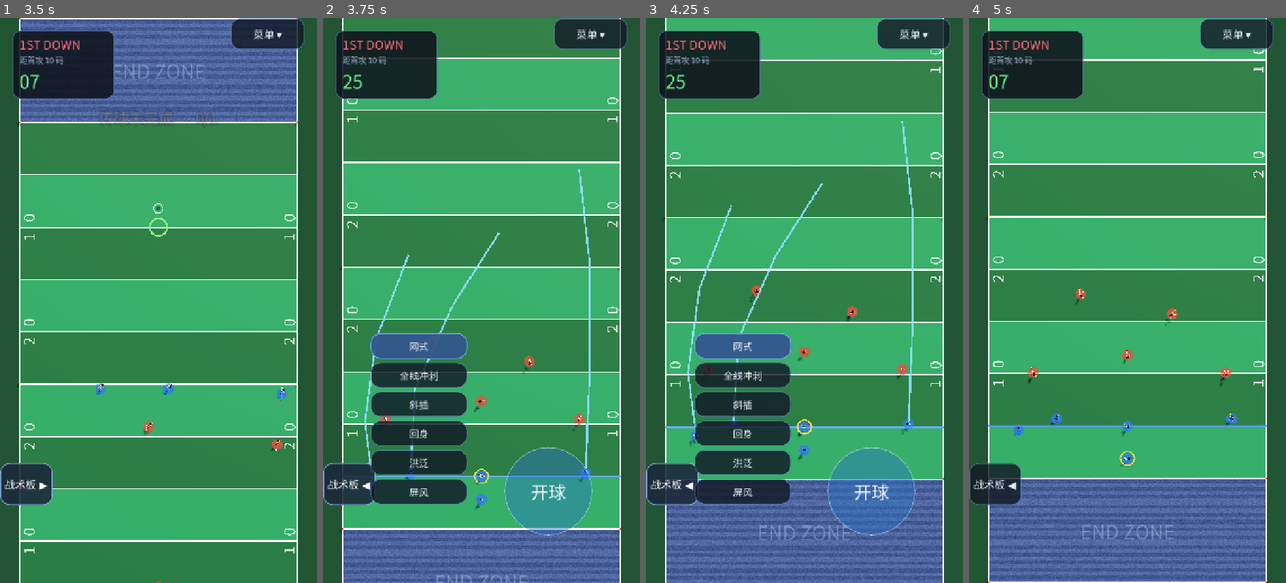
Above: before the commit, frames 1-4 (left to right).
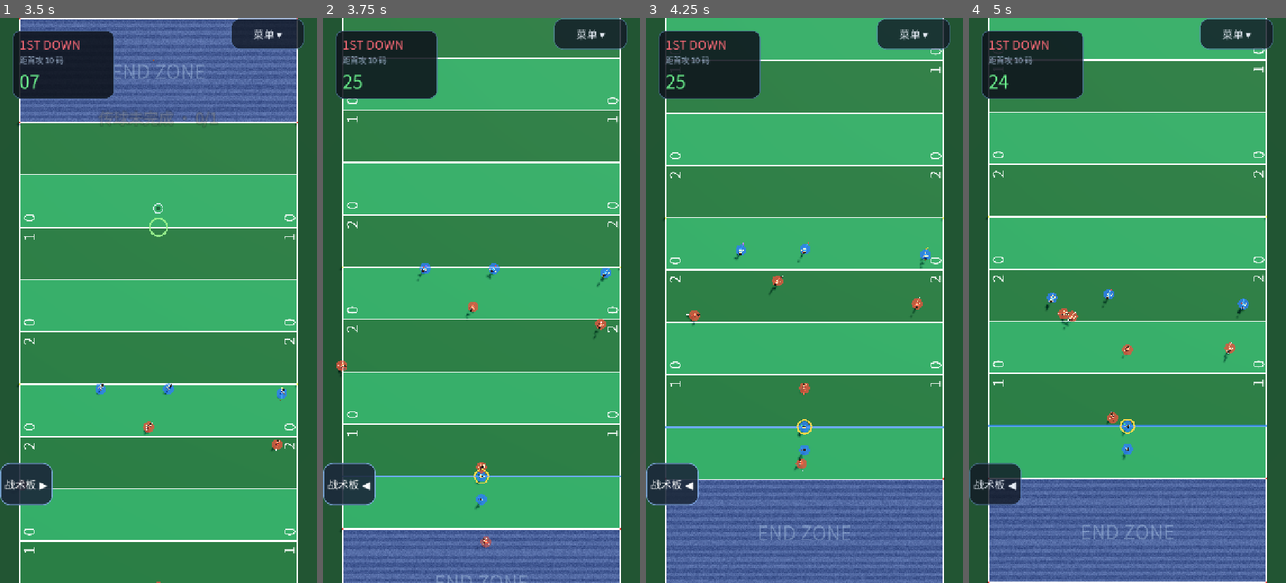
Above: after the commit, the same moments.

Repository: Fanda-81/FF-FlagFootball-Game
Game: Godot game, scene res://tools/ballfocus.tscn
Same seed, same stepped clock (60 frames per second), same inputs: the game is played once before the commit and once after it. This scene is started directly instead of the project's main scene.
Inputs (mouse positions are in pixels of both pictures, inside the frame that each line leads up to):
- Up to frame 1 (3.5 s): click "菜单 ▾" at 0.5 s; click "菜单 ▴" at 1.25 s; click "战术板" at 2 s; click "战术板 ◀" at 2.75 s
- Up to frame 2 (3.75 s): click "战术板 ▶" at 3.5 s
- Up to frame 3 (4.25 s): no input
- Up to frame 4 (5 s): click (1194, 492) at 4.25 s, where only the run before the commit has a clickable "开球"

Frame 1 is identical in both runs. In frame 2, 13% of the frame differs, in the area x 4-91%, y 26-94%; in frame 3, 11%; in frame 4, 1.2%.

Commit message:
Lineup phase: players jog into formation with Standard Run animation

Diff:
--- a/scripts/anim_library.gd
+++ b/scripts/anim_library.gd
@@ -20,6 +20,8 @@
 	"run": {"file": "RunClip.glb", "retarget": true},
 	# 中锋开球动作（Center Snap.fbx）
 	"snap": {"file": "CenterSnap.glb", "retarget": true},
+	# 列阵慢跑（Standard Run.fbx）
+	"jog": {"file": "JogRun.glb", "retarget": true},
 }
 
 
--- a/scripts/main.gd
+++ b/scripts/main.gd
@@ -19,7 +19,7 @@
 const FOOTBALL_SCENE := preload("res://scenes/football.tscn")
 const PASS_TUNING := preload("res://scripts/pass_tuning.gd")
 
-enum Phase { PRE_SNAP, SNAP, PLAY, FLIGHT, RUN, RESULT, TOUCHDOWN }
+enum Phase { PRE_SNAP, SNAP, PLAY, FLIGHT, RUN, RESULT, TOUCHDOWN, LINEUP }
 enum ThrowMode { FLAT, HIGH, ABORT }
 enum CatchBand { LOW, CHEST, HIGH }
 
@@ -104,6 +104,10 @@
 ## 进攻方向：+1 = 朝 +Z，-1 = 朝 -Z
 var _attack_dir := 1
 var _pending_swap := false
+## 列阵：目标位置 + 计时
+var _lineup_targets: Dictionary = {}
+var _lineup_timer := 0.0
+var _series_count := 0
 var _td_celebrating := false
 var _td_timer := 0.0
 var _play_buttons: Dictionary = {}
@@ -431,7 +435,13 @@
 			spot_x = float(custom["x"])
 			spot_dz = float(custom["dz"])
 		spot_x = clampf(spot_x, FIELD_MIN_X + 1.0, FIELD_MAX_X - 1.0)
-		actor.global_position = Vector3(spot_x * _attack_dir, 0.0, _los_z + spot_dz * _attack_dir)
+		var target := Vector3(spot_x * _attack_dir, 0.0, _los_z + spot_dz * _attack_dir)
+		_lineup_targets[slot] = target
+		if _series_count == 0:
+			actor.global_position = target
+		else:
+			# 慢跑列阵
+			actor.play_one_shot("jog", 2.5)
 		actor.velocity = Vector3.ZERO
 		actor.set_move_input(Vector3.ZERO)
 		actor.rotation.y = 0.0 if String(spec["side"]) == "offense" else PI
@@ -464,7 +474,9 @@
 	_trail.visible = false
 	_set_holder(_center)
 	_attach_ball(_center)
-	_phase = Phase.PRE_SNAP
+	_series_count += 1
+	_lineup_timer = 2.5
+	_phase = Phase.PRE_SNAP if _series_count <= 1 else Phase.LINEUP
 	_refresh_route_preview()
 	_play_clock = PRE_SNAP_CLOCK
 	_clock_running = true
@@ -889,6 +901,31 @@
 		_phase = Phase.RESULT
 		_result_timer = RESULT_HOLD_SECONDS
 		_defense_possession = false
+
+
+## 列阵过渡：球员慢跑到各自位置
+func _advance_lineup(delta: float) -> void:
+	_lineup_timer -= delta
+	var all_arrived := true
+	for slot in _lineup_targets:
+		var actor: PlayerActor = _actors[slot]
+		var target: Vector3 = _lineup_targets[slot]
+		var to_target := target - actor.global_position
+		to_target.y = 0.0
+		if to_target.length() > 0.6:
+			actor.set_move_input(to_target.normalized())
+			all_arrived = false
+		else:
+			actor.set_move_input(Vector3.ZERO)
+	if _center != null:
+		_attach_ball(_center)
+	if all_arrived or _lineup_timer <= 0.0:
+		for slot in _lineup_targets:
+			var actor: PlayerActor = _actors[slot]
+			actor.global_position = _lineup_targets[slot]
+			actor.set_move_input(Vector3.ZERO)
+		_phase = Phase.PRE_SNAP
+		_refresh_hud()
 
 func _advance_run(delta: float) -> void:
 	if _carrier == null:
@@ -1493,6 +1530,8 @@
 			if bool(_ball.get("landed")) and not _physics_started:
 				_physics_started = true
 				_start_bounce()
+		Phase.LINEUP:
+			_advance_lineup(delta)
 		Phase.RUN:
 			if _defense_possession:
 				_advance_return(delta)
--- a/tools/verify.gd
+++ b/tools/verify.gd
@@ -651,7 +651,7 @@
 	if attempts < 1:
 		_failures.append("传球没有被判定：attempts=%d" % attempts)
 	var phase := int(_main.get("_phase"))
-	if phase != 0:
+	if phase != 0 and phase != 7:
 		_failures.append("传球结束后没有复位到持球状态：phase=%d" % phase)
 	if _main.get("_holder") == null:
 		_failures.append("复位后没有持球人")
Binary file added: assets/models/anims/JogRun.glb
Not shown, added: assets/models/anims/JogRun.glb.import
Not shown, changed: build/web/index.pck
